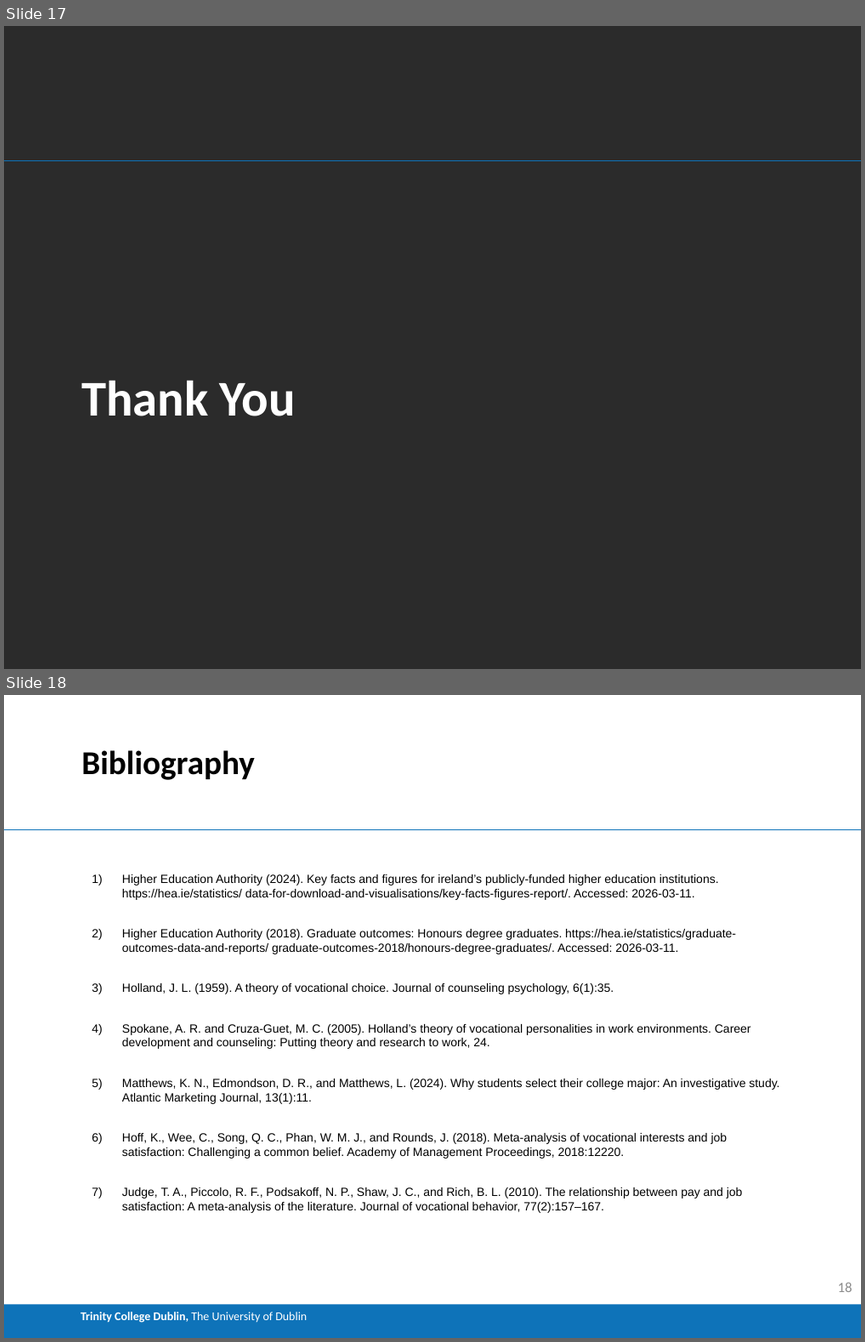
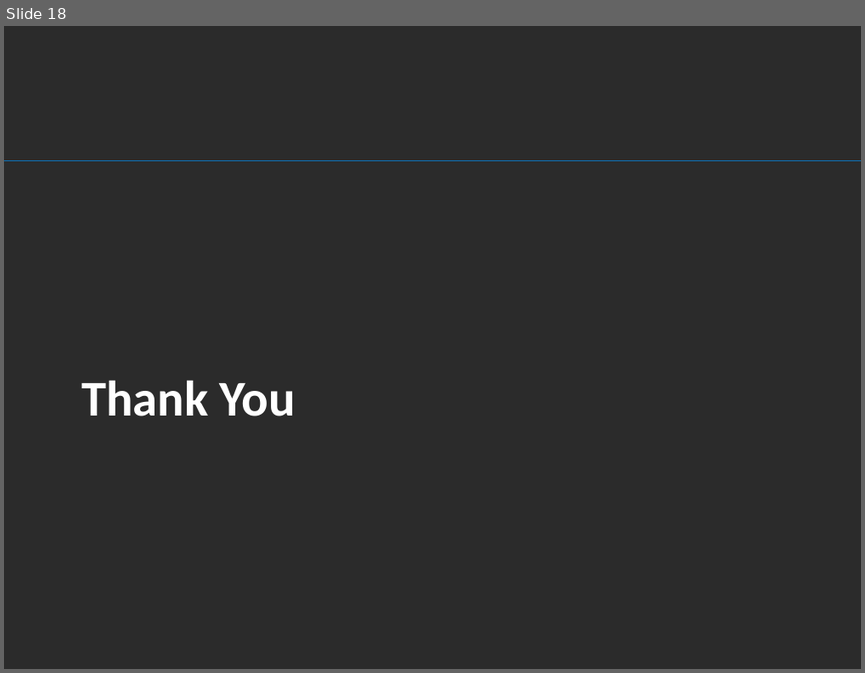
Before and after one commit to brendanmcc02/masters-thesis, a slide deck: presentation/thesis-presentation.pptx. Shown one above the other, each under a label of ours: slides 17 and 18 before the commit, slide 18 after it. The pictures are 865x1342 and 865x673 pixels, drawn with LibreOffice and Linux fonts; fonts in the diff are those of the drawing; background and template pictures are left out; a plain dark background stands for a picture behind light text. Boxes give left, top, right and bottom in pixels: in the first picture for what was removed or moved away, otherwise in the second. Text is boxed around its words. In the diff, an @@ line names an element or a change of style, - is before the commit and + after.

```diff
--- a/presentation/thesis-presentation.pptx
+++ b/presentation/thesis-presentation.pptx
@@ slide 18 removed at [4,695,861,1338], background #FFFFFF; not listed: 1 template element that a slide beside it also shows @@
@@ title removed at [81,750,255,780] @@
-Bibliography
@@ text removed at [122,874,779,1213] @@
-1) Higher Education Authority (2024). Key facts and figures for ireland’s publicly-funded higher education institutions. https://hea.ie/statistics/ data-for-download-and-visualisations/key-facts-figures-report/. Accessed: 2026-03-11.
-2) Higher Education Authority (2018). Graduate outcomes: Honours degree graduates. https://hea.ie/statistics/graduate-outcomes-data-and-reports/ graduate-outcomes-2018/honours-degree-graduates/. Accessed: 2026-03-11.
-3) Holland, J. L. (1959). A theory of vocational choice. Journal of counseling psychology, 6(1):35.
-4) Spokane, A. R. and Cruza-Guet, M. C. (2005). Holland’s theory of vocational personalities in work environments. Career development and counseling: Putting theory and research to work, 24.
-5) Matthews, K. N., Edmondson, D. R., and Matthews, L. (2024). Why students select their college major: An investigative study. Atlantic Marketing Journal, 13(1):11.
-6) Hoff, K., Wee, C., Song, Q. C., Phan, W. M. J., and Rounds, J. (2018). Meta-analysis of vocational interests and job satisfaction: Challenging a common belief. Academy of Management Proceedings, 2018:12220.
-7) Judge, T. A., Piccolo, R. F., Podsakoff, N. P., Shaw, J. C., and Rich, B. L. (2010). The relationship between pay and job satisfaction: A meta-analysis of the literature. Journal of vocational behavior, 77(2):157–167.
@@ rectangle removed at [4,1304,861,1338] @@
-Trinity College Dublin, The University of Dublin
@@ page number removed at [838,1281,852,1292] @@
-18
@@ what was slide 17 is now slide 18 @@
```
Also in this commit, not shown: 2 slides changed, 1 slide added.
